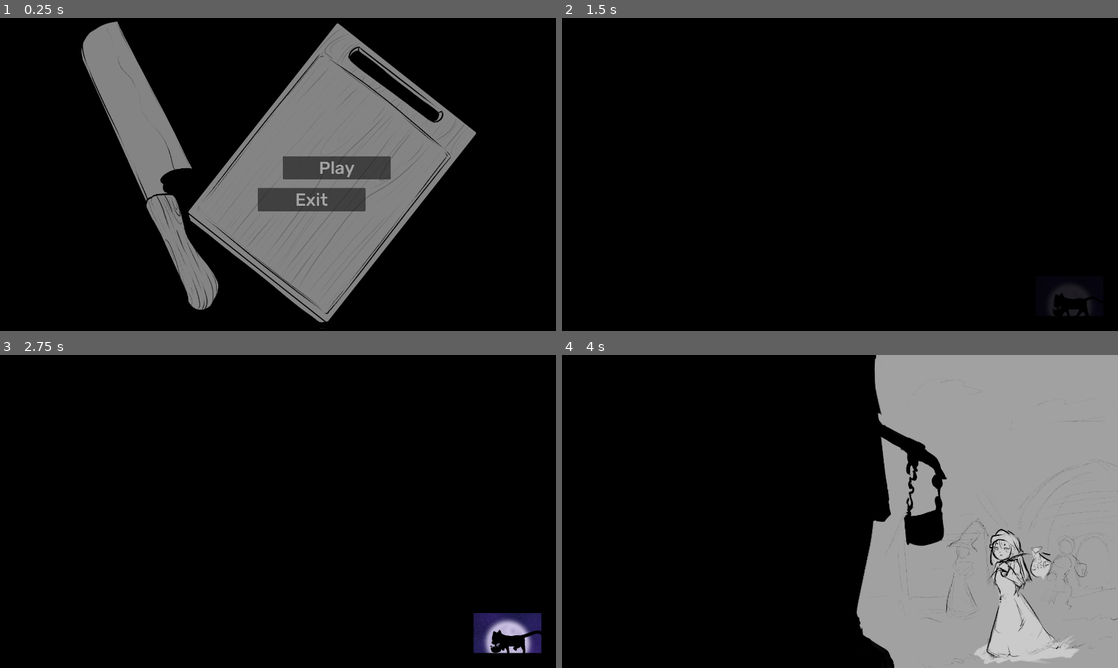
Above: before the commit, frames 1-4 (two rows, left to right).
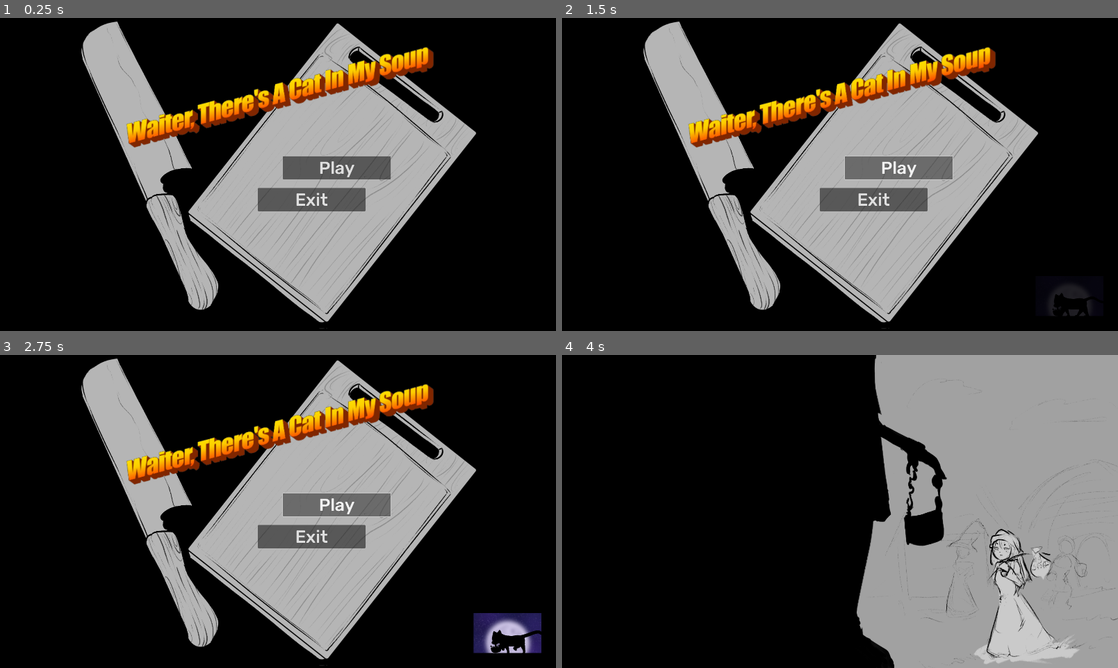
Above: after the commit, the same moments.

Repository: Zettexe/game-jam-dvd-2
Game: Godot game, scene res://MainMenu.tscn
The game is run twice, just before and just after one commit, with the same random seed, the same clock (stepped at 60 frames per second) and the same inputs.
Inputs:
- Up to frame 1 (0.25 s): no input
- Up to frame 2 (1.5 s): click "Play" at 0.5 s; click "Play" at 1.25 s
- Up to frame 3 (2.75 s): hold D (move_right) from 2.03 s (still down); tap E (interact) at 2.1 s
- Up to frame 4 (4 s): release D (move_right) at 2.78 s; hold S (move_down) 2.78-3.53 s; tap E (interact) at 2.85, 3.6 s; hold D (move_right) from 3.53 s (still down)

The runs differ from the first frame. In frame 1, 30% of the frame differs, in the area x 14-86%, y 1-98%; in frame 2, 33%, in the area x 14-86%, y 1-100%; in frame 3, 33%; in frame 4, nothing differs.

Commit message:
Good enough

Diff:
--- a/FloatingDialogue.tscn
+++ b/FloatingDialogue.tscn
@@ -2,7 +2,7 @@
 
 [ext_resource type="Script" path="res://Scripts/FloatingDialogue.gd" id="1_ve7qm"]
 
-[node name="FloatingDialogue" type="Control"]
+[node name="FloatingDialogue" type="Control" groups=["FloatingDialogue"]]
 layout_mode = 3
 anchors_preset = 0
 script = ExtResource("1_ve7qm")
--- a/Kitchen.tscn
+++ b/Kitchen.tscn
@@ -6,7 +6,6 @@
 [ext_resource type="Texture2D" uid="uid://cx8fgbmbalwao" path="res://Assets/Restoparallax.png" id="2_gmg2o"]
 [ext_resource type="Script" path="res://Scripts/Cauldron.gd" id="3_bphy0"]
 [ext_resource type="Texture2D" uid="uid://dc58rhqqrnbsw" path="res://Assets/BgOneKitchen.png" id="3_cgnrw"]
-[ext_resource type="Texture2D" uid="uid://2p1olehqyqr5" path="res://Assets/cauldron_holder_2.png" id="3_epug8"]
 [ext_resource type="Texture2D" uid="uid://hwaphwso2qbf" path="res://Assets/fgdoorLeft.png" id="5_0cmda"]
 [ext_resource type="Script" path="res://Scripts/KitchenDoor.gd" id="5_ml54r"]
 [ext_resource type="Texture2D" uid="uid://djwhncmngm6dd" path="res://Assets/cauldron_progress_bar.png" id="5_wqn6w"]
@@ -14,14 +13,62 @@
 [ext_resource type="Texture2D" uid="uid://ymnpg28f265e" path="res://Assets/progress_full.png" id="6_on2pw"]
 [ext_resource type="Texture2D" uid="uid://dduc7iv2corm4" path="res://Assets/boxplaceholder2.png" id="7_ploun"]
 [ext_resource type="Script" path="res://Scripts/CarrotBox.gd" id="8_tkuu5"]
+[ext_resource type="Texture2D" uid="uid://bypdwo3tvxqwp" path="res://Assets/Timeline_1_0000.png" id="9_joega"]
+[ext_resource type="Texture2D" uid="uid://ckrktjymyshno" path="res://Assets/Timeline_1_0001.png" id="10_4umfe"]
 [ext_resource type="Texture2D" uid="uid://dbhbeyf7k72vh" path="res://Assets/carrotfull.png" id="11_845to"]
+[ext_resource type="Texture2D" uid="uid://7gedmv81fw4y" path="res://Assets/Timeline_1_0002.png" id="11_addcv"]
+[ext_resource type="Texture2D" uid="uid://chsch4qge4uxe" path="res://Assets/Timeline_1_0003.png" id="12_bk6er"]
 [ext_resource type="Texture2D" uid="uid://il7cv83wxad0" path="res://Assets/progress_carrot.png" id="12_xydlk"]
+[ext_resource type="Texture2D" uid="uid://padlxtgq7oa8" path="res://Assets/Timeline_1_0004.png" id="13_h8aua"]
+[ext_resource type="Texture2D" uid="uid://lgwhm5kl3s2e" path="res://Assets/Timeline_1_0005.png" id="14_xxg3m"]
+[ext_resource type="Texture2D" uid="uid://7py4nxiaxfk0" path="res://Assets/Timeline_1_0006.png" id="15_g4s01"]
+[ext_resource type="Texture2D" uid="uid://b7ev6atq3voa7" path="res://Assets/Timeline_1_0007.png" id="16_exu46"]
 [ext_resource type="Texture2D" uid="uid://o63cwn11dlq8" path="res://Assets/filler_furniture.png" id="16_t5c3s"]
+[ext_resource type="Texture2D" uid="uid://dtk5y11e7o7p4" path="res://Assets/Timeline_1_0008.png" id="17_7i37v"]
 [ext_resource type="Texture2D" uid="uid://bh3hue44vfsq1" path="res://Assets/fgcarrot.png" id="17_u4wem"]
+[ext_resource type="Texture2D" uid="uid://gxcf5ssfe2po" path="res://Assets/Timeline_1_0009.png" id="18_r3xxp"]
 [ext_resource type="Texture2D" uid="uid://urbktl3j0umj" path="res://Assets/bucketchan.png" id="19_5dq15"]
 [ext_resource type="Texture2D" uid="uid://t1k1241i1de" path="res://Assets/placeholder_torch_on.png" id="19_brjxt"]
 [ext_resource type="Texture2D" uid="uid://dk31cmg4hl8a5" path="res://Assets/lightmask.png" id="20_1hxgt"]
 [ext_resource type="Texture2D" uid="uid://dtyo0ths1jemv" path="res://Assets/kitchenfurniture.png" id="20_j4vol"]
+
+[sub_resource type="SpriteFrames" id="SpriteFrames_ww1ac"]
+animations = [{
+"frames": [{
+"duration": 1.0,
+"texture": ExtResource("9_joega")
+}, {
+"duration": 1.0,
+"texture": ExtResource("10_4umfe")
+}, {
+"duration": 1.0,
+"texture": ExtResource("11_addcv")
+}, {
+"duration": 1.0,
+"texture": ExtResource("12_bk6er")
+}, {
+"duration": 1.0,
+"texture": ExtResource("13_h8aua")
+}, {
+"duration": 1.0,
+"texture": ExtResource("14_xxg3m")
+}, {
+"duration": 1.0,
+"texture": ExtResource("15_g4s01")
+}, {
+"duration": 1.0,
+"texture": ExtResource("16_exu46")
+}, {
+"duration": 1.0,
+"texture": ExtResource("17_7i37v")
+}, {
+"duration": 1.0,
+"texture": ExtResource("18_r3xxp")
+}],
+"loop": false,
+"name": &"default",
+"speed": 24.0
+}]
 
 [sub_resource type="RectangleShape2D" id="RectangleShape2D_frgwk"]
 size = Vector2(135, 149)
@@ -75,9 +122,11 @@
 position = Vector2(308, 185)
 script = ExtResource("3_bphy0")
 
-[node name="Sprite" type="Sprite2D" parent="Cauldron" groups=["CauldronSprite"]]
+[node name="Sprite" type="AnimatedSprite2D" parent="Cauldron" groups=["CauldronSprite"]]
 position = Vector2(-13, -84)
-texture = ExtResource("3_epug8")
+sprite_frames = SubResource("SpriteFrames_ww1ac")
+frame = 9
+frame_progress = 1.0
 
 [node name="CauldronProgressBar" type="Sprite2D" parent="Cauldron"]
 position = Vector2(-12, -311)
--- a/MainMenu.tscn
+++ b/MainMenu.tscn
@@ -7,6 +7,7 @@
 [ext_resource type="Texture2D" uid="uid://gvluqkypcmcs" path="res://Assets/f2.png" id="5_3eecc"]
 [ext_resource type="Texture2D" uid="uid://d1s68wjicc5sg" path="res://Assets/f3.png" id="6_g20ic"]
 [ext_resource type="Texture2D" uid="uid://d010c48jrfogk" path="res://Assets/f4.png" id="7_mm7n4"]
+[ext_resource type="Texture2D" uid="uid://b508aa2fqkfl8" path="res://Assets/title.png" id="8_n8ca2"]
 
 [sub_resource type="StyleBoxFlat" id="StyleBoxFlat_kf3n7"]
 bg_color = Color(0, 0, 0, 1)
@@ -89,6 +90,7 @@
 text = "Exit"
 
 [node name="Overlay" type="Panel" parent="." groups=["Overlay"]]
+visible = false
 layout_mode = 1
 anchors_preset = 15
 anchor_right = 1.0
@@ -108,5 +110,10 @@
 texture = SubResource("AnimatedTexture_6ag7k")
 expand_mode = 1
 
+[node name="Title" type="Sprite2D" parent="."]
+position = Vector2(952, 282)
+scale = Vector2(2, 2)
+texture = ExtResource("8_n8ca2")
+
 [connection signal="pressed" from="MarginContainer/VBoxContainer/Play" to="MarginContainer/VBoxContainer" method="_on_play_pressed"]
 [connection signal="pressed" from="MarginContainer/VBoxContainer/Exit" to="MarginContainer/VBoxContainer" method="_on_exit_pressed"]
--- a/Scripts/Cauldron.gd
+++ b/Scripts/Cauldron.gd
@@ -3,6 +3,7 @@
 @onready var carrot_box = get_tree().get_first_node_in_group("CarrotBox")
 @onready var init = get_tree().get_first_node_in_group("Init")
 @onready var progress_bar = $CauldronProgressBar2
+@onready var sprite = $Sprite
 
 @onready var origin_rect: Rect2 = progress_bar.region_rect
 @onready var origin_pos_y = progress_bar.position.y
@@ -17,6 +18,7 @@
 	if carrot_box.progress >= decrease_amount and progress >= decrease_amount and not get_tree().paused:
 		carrot_box.progress -= decrease_amount
 		progress -= decrease_amount
+		sprite.play()
 
 func _process(delta):
 	if get_tree().paused:
--- a/Scripts/DialogueData.gd
+++ b/Scripts/DialogueData.gd
@@ -2,6 +2,7 @@
 
 var is_evil = false
 var is_day_2 = false
+var is_in_kitchen = false
 
 enum Character { MC, WITCH, NARRATOR, CAT, MCAT, BOSS, GUARD, ELDERLY, GRANDMA, HUNTRESS }
 
--- a/Scripts/FloatingDialogue.gd
+++ b/Scripts/FloatingDialogue.gd
@@ -7,18 +7,26 @@
 
 @onready var canvas_layer = get_tree().get_first_node_in_group("CanvasLayer")
 @onready var camera: Camera2D = get_tree().get_first_node_in_group("Camera")
+@onready var kitchen_camera: Camera2D = get_tree().get_first_node_in_group("KitchenCamera")
 @onready var background = $Background
 @onready var content_node = $Background/MarginContainer/Content
 
 var dialogue_size = Vector2.ZERO
 var dialogue_position = Vector2.ZERO
+var camera_offset = Vector2.ZERO
 var is_visible = false # should probably rename this
 
 func show_dialogue(text: String, size: Vector2, position: Vector2):
 	content_node.text = text
 	content_node.visible_characters = 0
 	dialogue_size = size
-	dialogue_position = position + camera.get_screen_center_position() * camera.zoom
+	dialogue_position = position
+
+	print(camera.get_screen_center_position())
+	print(kitchen_camera.get_screen_center_position())
+	print(position)
+	print(camera_offset)
+	print(position + camera_offset)
 
 func hide_dialogue():
 	is_visible = false
@@ -31,7 +39,10 @@
 		background.size = background.size.lerp(dialogue_size, t)
 		background.position = background.position.lerp(-dialogue_size / 2, t)
 
-	position = dialogue_position - camera.get_screen_center_position() * camera.zoom
+	if camera.enabled:
+		position = dialogue_position
+	else:
+		position = (dialogue_position + (kitchen_camera.get_target_position()) * kitchen_camera.zoom * Vector2(0, 1)) / kitchen_camera.zoom + Vector2(1920, 1080) / 3
 
 	if dialogue_size and background.size >= (dialogue_size - Vector2.ONE) and not is_visible:
 		background.size = dialogue_size
--- a/Scripts/KitchenDoor.gd
+++ b/Scripts/KitchenDoor.gd
@@ -1,6 +1,4 @@
 extends Node2D
-
-const CAULDRON_REFERENCE = preload("res://Assets/cauldron_holder_3.png")
 
 @onready var kitchen = get_tree().get_first_node_in_group("Kitchen")
 @onready var player = get_tree().get_first_node_in_group("Player")
@@ -22,5 +20,4 @@
 
 	camera.enabled = true
 	kitchen_camera.enabled = false
-
-	cauldron.texture = CAULDRON_REFERENCE
+	DialogueData.is_in_kitchen = false
--- a/Scripts/KitchenEntrance.gd
+++ b/Scripts/KitchenEntrance.gd
@@ -1,6 +1,4 @@
 extends Node2D
-
-const CAULDRON_FACE_REFERENCE = preload("res://Assets/cauldron_holder_2.png")
 
 @onready var kitchen = get_tree().get_first_node_in_group("Kitchen")
 @onready var player = get_tree().get_first_node_in_group("Player")
@@ -22,6 +20,4 @@
 
 	camera.enabled = false
 	kitchen_camera.enabled = true
-
-	if randi() % 10 < 1:
-		cauldron.texture = CAULDRON_FACE_REFERENCE
+	DialogueData.is_in_kitchen = true
--- a/Scripts/MainInit.gd
+++ b/Scripts/MainInit.gd
@@ -89,8 +89,6 @@
 
 	dialogue.hide_dialogue()
 
-	print("End Dialogue")
-
 	await overlay_done_transition
 
 	overlay_target = Color.WHITE
@@ -136,11 +134,10 @@
 	get_tree().change_scene_to_file(MAIN_MENU_REFERENCE)
 
 func move_witch():
-	witch.position.x += -2
+	witch.position.y += 2
 
 func _process(delta):
 	if start_timer:
-		print(timer)
 		timer += delta
 
 	if should_move_witch:
--- a/Scripts/Table.gd
+++ b/Scripts/Table.gd
@@ -5,6 +5,7 @@
 
 @export var spawn_chance_per_frame: float = 0.05
 
+@onready var kitchen_camera = get_tree().get_first_node_in_group("KitchenCamera")
 @onready var canvas_layer = get_tree().get_first_node_in_group("CanvasLayer")
 @onready var spawn_area = $Area/CollisionShape
 @onready var candle = $Candle
--- a/test_scene.tscn
+++ b/test_scene.tscn
@@ -1,6 +1,7 @@
-[gd_scene load_steps=39 format=3 uid="uid://chyr2b72yctbq"]
+[gd_scene load_steps=40 format=3 uid="uid://chyr2b72yctbq"]
 
 [ext_resource type="Script" path="res://Scripts/Main.gd" id="1_hijv4"]
+[ext_resource type="Texture2D" uid="uid://bbdmuf0whw526" path="res://Assets/dumbrug.png" id="2_6k04v"]
 [ext_resource type="PackedScene" uid="uid://djevw1s1hmioy" path="res://Player.tscn" id="2_xitt2"]
 [ext_resource type="Texture2D" uid="uid://delnwkxwwg0rs" path="res://Assets/holderhunter.png" id="5_s860t"]
 [ext_resource type="Texture2D" uid="uid://dihkb7oo0blcl" path="res://Assets/elderly.png" id="6_w4eis"]
@@ -86,6 +87,12 @@
 y_sort_enabled = true
 script = ExtResource("1_hijv4")
 
+[node name="Dumbrug" type="Sprite2D" parent="."]
+z_index = -1
+position = Vector2(-626, 473)
+rotation = -1.56795
+texture = ExtResource("2_6k04v")
+
 [node name="Scripted Dialogue" type="Node2D" parent="." groups=["Scripted1"]]
 script = ExtResource("12_ldvwn")
 scripted_dialogue = 2
Binary file added: Assets/Illustration38.png
Not shown, added: Assets/Illustration38.png.import
Binary file added: Assets/Timeline_1_0000.png
Not shown, added: Assets/Timeline_1_0000.png.import
Binary file added: Assets/Timeline_1_0001.png
Not shown, added: Assets/Timeline_1_0001.png.import
Binary file added: Assets/Timeline_1_0002.png
Not shown, added: Assets/Timeline_1_0002.png.import
Binary file added: Assets/Timeline_1_0003.png
Not shown, added: Assets/Timeline_1_0003.png.import
Binary file added: Assets/Timeline_1_0004.png
Not shown, added: Assets/Timeline_1_0004.png.import
(and 28 more such lines)
